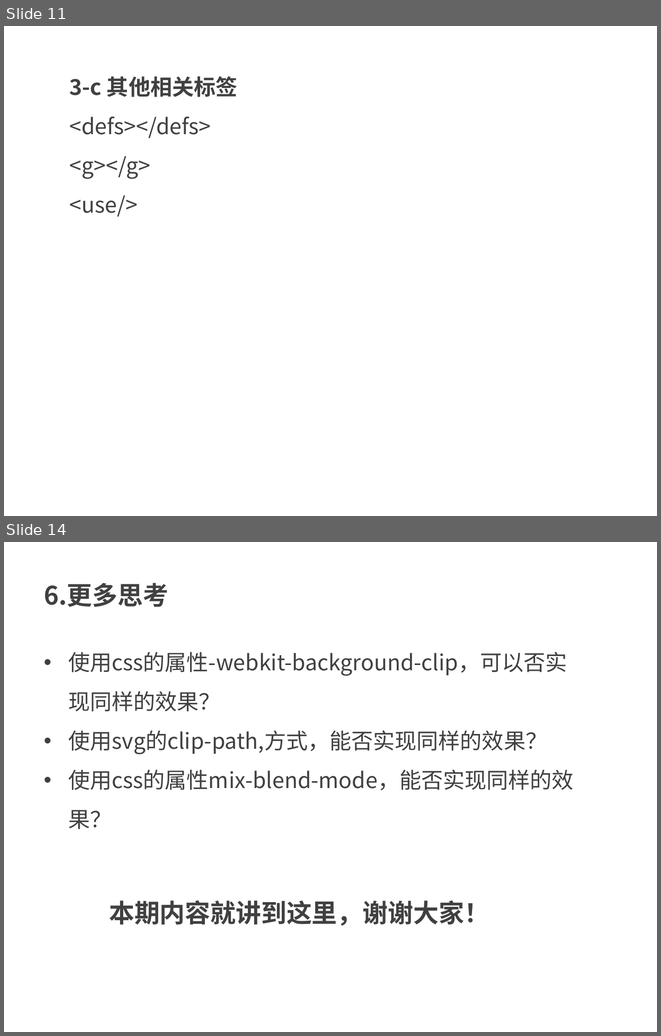
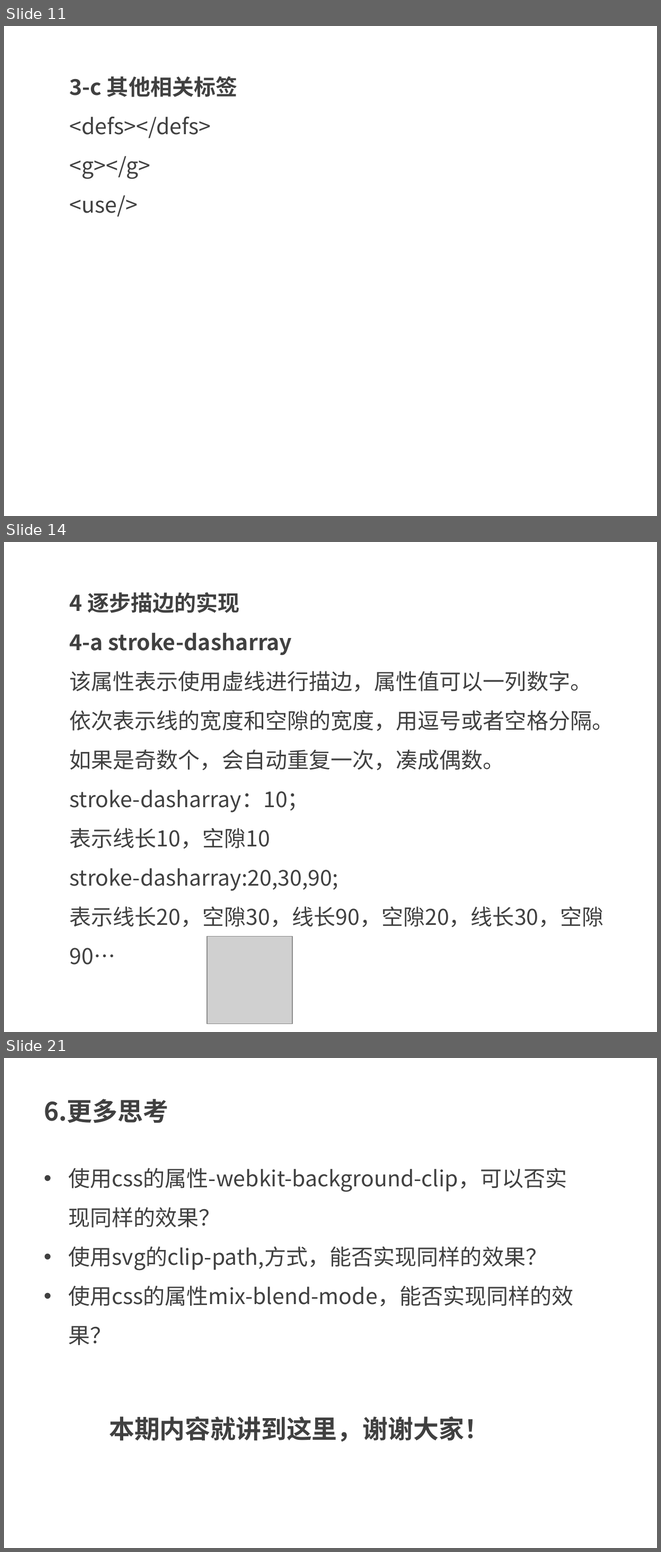
Before and after one commit to kong66/webAni, a slide deck: 9-svg-path-ani/svg-stroke-ani.pptx. Shown one above the other, each under a label of ours: slides 11 and 14 before the commit, slides 11, 14 and 21 after it; the slides between them are not shown. The pictures are 661x1036 and 661x1552 pixels, drawn with LibreOffice and Linux fonts; fonts in the diff are those of the drawing; grey boxes stand for pictures. Boxes give left, top, right and bottom in pixels: in the first picture for what was removed or moved away, otherwise in the second. Text is boxed around its words. In the diff, an @@ line names an element or a change of style, - is before the commit and + after.

```diff
--- a/9-svg-path-ani/svg-stroke-ani.pptx
+++ b/9-svg-path-ani/svg-stroke-ani.pptx
@@ slide 14 added at <box>4,542,657,1032</box>, background #FFFFFF @@
@@ text added at <box>70,592,614,964</box>, 24 pt, text #404040 @@
+4 逐步描边的实现
+4-a stroke-dasharray
+该属性表示使用虚线进行描边，属性值可以一列数字。依次表示线的宽度和空隙的宽度，用逗号或者空格分隔。如果是奇数个，会自动重复一次，凑成偶数。
+stroke-dasharray：10；
+表示线长10，空隙10
+stroke-dasharray:20,30,90;
+表示线长20，空隙30，线长90，空隙20，线长30，空隙90…
@@ picture added at <box>207,936,293,1023</box> @@
@@ what was slide 14 is now slide 21 @@
```
Also in this commit, not shown: 2 slides changed, 7 other slides added, 1 slide removed, 2 other files.
